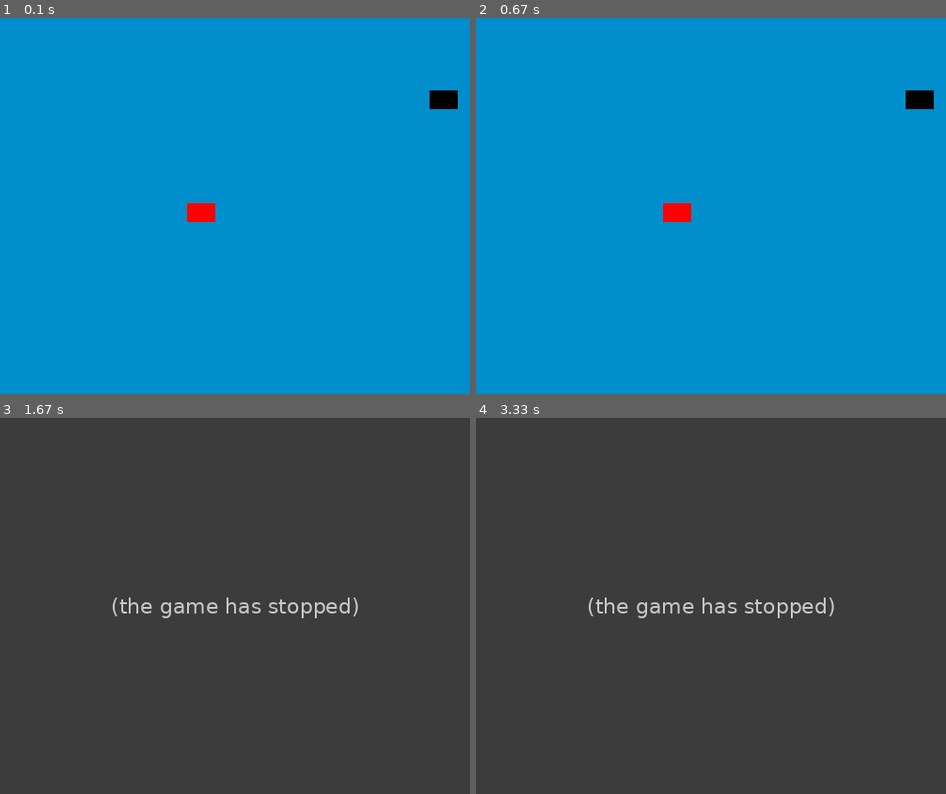
Above: before the commit, frames 1-4 (two rows, left to right).
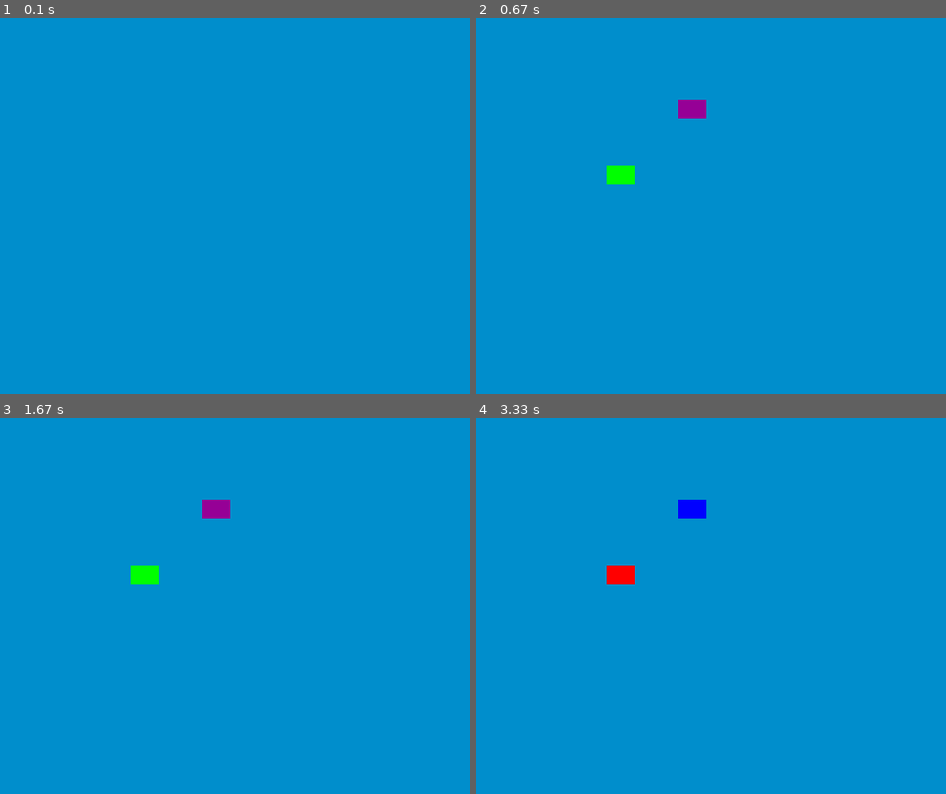
Above: after the commit, the same moments.

Repository: rin-codingal/TEXT-BASED
Game: pygame game, started from 6-8/M-22/M22_L130_ACP.py
Two runs of this game, one before a commit and one after it. Both use one fixed random seed, a clock stepped at 60 frames per second and the inputs below.
Inputs:
- Up to frame 1 (0.1 s): no input
- Up to frame 2 (0.67 s): no input
- Up to frame 3 (1.67 s): no input
- Up to frame 4 (3.33 s): no input

The runs differ from the first frame. In frame 1, 0.6% of the frame differs, in the area x 39-98%, y 19-55%; in frame 2, 1.2%; in frame 3, 100%, in the area x 0-100%, y 0-100%; in frame 4, 100%.
Error before the commit: AttributeError: 'Sprite' object has no attribute 'fill' (M22_L130_ACP.py line 62); the game stopped at 1 s (later frames are placeholders)

Commit message:
M22_L130-132

Diff:
--- a/6-8/M-22/M22_L130_ACP.py
+++ b/6-8/M-22/M22_L130_ACP.py
@@ -1,9 +1,21 @@
 import pygame
 import random
 
-surf_color = (0, 142, 204)
-color = (0, 0, 0)
-color2 = (255,0,0)
+surf_color = (0, 142, 204) #background color
+
+color1s1 = (150, 0, 150) #color 1 for sprite 1
+color2s1 = (0,0,255) #color 2 for sprite 1
+
+color1s2 = (0, 255, 0) #color 1 for sprite 2
+color2s2 = (255,0,0) #color 2 for sprite 2
+
+#position sprite 1
+pos1x = random.randint(0,480)
+pos1y = random.randint(0,370)
+
+#position sprite 2
+pos2x = random.randint(50,350)
+pos2y = random.randint(50,300)
 
 # Object class
 class Sprite(pygame.sprite.Sprite):
@@ -19,25 +31,18 @@
 
 all_sprites_list = pygame.sprite.Group()
 
-# Add a sprite
-sp1 = Sprite(color, 20, 30)
-sp1.rect.x = random.randint(0,480)
-sp1.rect.y = random.randint(0,370)
-all_sprites_list.add(sp1)
+# sprite 1 color
+s1_active_color = color1s1
+s1_new_color = color2s1
 
-#second sprite
-sp2 = Sprite(color2, 20, 30)
-sp2.rect.x = random.randint(50,350)
-sp2.rect.y = random.randint(50,300)
-all_sprites_list.add(sp2)
+#sprite 2 color
+s2_active_color = color1s2
+s2_new_color = color2s2
 
 # ---- new code ----
 screen = pygame.display.set_mode((500, 400))
-pygame.display.set_caption("Creating Sprite")
+pygame.display.set_caption("Sprite Changing Color")
 screen.fill(surf_color)
-
-new_color = (0,255,0)
-bg_active_color = surf_color
 
 # custom user event to change color
 CHANGE_COLOR = pygame.USEREVENT + 1
@@ -58,12 +63,39 @@
 
 		# ---- new code ----
 		if event.type == CHANGE_COLOR:
-			if bg_active_color == new_color:
-				sp1.fill(new_color)
-				bg_active_color = surf_color
-			elif bg_active_color == surf_color:
-				screen.fill(surf_color)
-				bg_active_color = new_color
+			#sprite 1 changing color
+			if s1_active_color == s1_new_color :
+				sp1 = Sprite(s1_new_color, 20, 30)
+				sp1.rect.x = pos1x
+				sp1.rect.y = pos1y
+				all_sprites_list.add(sp1)
+
+				s1_active_color = color1s1
+
+			elif s1_active_color == color1s1 :
+				sp1 = Sprite(color1s1, 20, 30)
+				sp1.rect.x = pos1x
+				sp1.rect.y = pos1y
+				all_sprites_list.add(sp1)
+
+				s1_active_color = s1_new_color
+
+			#sprite 2 changing color
+			if s2_active_color == s2_new_color :
+				sp2 = Sprite(s2_new_color, 20, 30)
+				sp2.rect.x = pos2x
+				sp2.rect.y = pos2y
+				all_sprites_list.add(sp2)
+
+				s2_active_color = color1s2
+			elif s2_active_color == color1s2 :
+				sp2 = Sprite(color1s2, 20, 30)
+				sp2.rect.x = pos2x
+				sp2.rect.y = pos2y
+				all_sprites_list.add(sp2)
+
+				s2_active_color = s2_new_color
+
 
 	all_sprites_list.update()
 	all_sprites_list.draw(screen)
--- /dev/null
+++ b/6-8/M-22/M22_L131-L132_Act01-ACP.py
@@ -0,0 +1,180 @@
+import math
+import random
+
+import pygame
+from pygame import mixer
+
+# Intialize the pygame
+pygame.init()
+
+# create the screen
+screen = pygame.display.set_mode((800, 500))
+
+# Background
+background = pygame.image.load('background.png')
+
+# Sound
+mixer.music.load("background.wav")
+mixer.music.play(-1)
+
+# Caption and Icon
+pygame.display.set_caption("Space Invader")
+icon = pygame.image.load('ufo.png')
+pygame.display.set_icon(icon)
+
+# Player
+playerImg = pygame.image.load('player.png')
+playerX = 370
+playerY = 380
+playerX_change = 0
+
+# Enemy
+enemyImg = []
+enemyX = []
+enemyY = []
+enemyX_change = []
+enemyY_change = []
+num_of_enemies = 6
+
+for i in range(num_of_enemies):
+    enemyImg.append(pygame.image.load('enemy.png'))
+    enemyX.append(random.randint(0, 736))
+    enemyY.append(random.randint(50, 150))
+    enemyX_change.append(4)
+    enemyY_change.append(40)
+
+# Bullet
+
+# Ready - You can't see the bullet on the screen
+# Fire - The bullet is currently moving
+
+bulletImg = pygame.image.load('bullet.png')
+bulletX = 0
+bulletY = 380
+bulletX_change = 0
+bulletY_change = 10
+bullet_state = "ready"
+
+# Score
+
+score_value = 0
+font = pygame.font.Font('freesansbold.ttf', 32)
+
+textX = 10
+testY = 10
+
+# Game Over
+over_font = pygame.font.Font('freesansbold.ttf', 64)
+
+
+def show_score(x, y):
+    score = font.render("Score : " + str(score_value), True, (255, 255, 255))
+    screen.blit(score, (x, y))
+
+
+def game_over_text():
+    over_text = over_font.render("GAME OVER", True, (255, 255, 255))
+    screen.blit(over_text, (200, 250))
+
+
+def player(x, y):
+    screen.blit(playerImg, (x, y))
+
+
+def enemy(x, y, i):
+    screen.blit(enemyImg[i], (x, y))
+
+
+def fire_bullet(x, y):
+    global bullet_state
+    bullet_state = "fire"
+    screen.blit(bulletImg, (x + 16, y + 10))
+
+
+def isCollision(enemyX, enemyY, bulletX, bulletY):
+    distance = math.sqrt(math.pow(enemyX - bulletX, 2) + (math.pow(enemyY - bulletY, 2)))
+    if distance < 27:
+        return True
+    else:
+        return False
+
+
+# Game Loop
+running = True
+while running:
+
+    # RGB = Red, Green, Blue
+    screen.fill((0, 0, 0))
+    # Background Image
+    screen.blit(background, (0, 0))
+    for event in pygame.event.get():
+        if event.type == pygame.QUIT:
+            running = False
+
+        # if keystroke is pressed check whether its right or left
+        if event.type == pygame.KEYDOWN:
+            if event.key == pygame.K_LEFT:
+                playerX_change = -5
+            if event.key == pygame.K_RIGHT:
+                playerX_change = 5
+            if event.key == pygame.K_SPACE:
+                if bullet_state == "ready":
+                    bulletSound = mixer.Sound("laser.wav")
+                    bulletSound.play()
+                    # Get the current x cordinate of the spaceship
+                    bulletX = playerX
+                    fire_bullet(bulletX, bulletY)
+
+        if event.type == pygame.KEYUP:
+            if event.key == pygame.K_LEFT or event.key == pygame.K_RIGHT:
+                playerX_change = 0
+
+    playerX += playerX_change
+    if playerX <= 0:
+        playerX = 0
+    elif playerX >= 736:
+        playerX = 736
+
+    # Enemy Movement
+    for i in range(num_of_enemies):
+
+        # Game Over
+        if enemyY[i] > 340:
+            for j in range(num_of_enemies):
+                enemyY[j] = 2000
+            game_over_text()
+            break
+
+        enemyX[i] += enemyX_change[i]
+        if enemyX[i] <= 0:
+            enemyX_change[i] = 4
+            enemyY[i] += enemyY_change[i]
+        elif enemyX[i] >= 736:
+            enemyX_change[i] = -4
+            enemyY[i] += enemyY_change[i]
+
+        # Collision
+        collision = isCollision(enemyX[i], enemyY[i], bulletX, bulletY)
+        if collision:
+            explosionSound = mixer.Sound("explosion.wav")
+            explosionSound.play()
+            bulletY = 380
+            bullet_state = "ready"
+            score_value += 1
+            enemyX[i] = random.randint(0, 736)
+            enemyY[i] = random.randint(50, 150)
+
+        enemy(enemyX[i], enemyY[i], i)
+
+    # Bullet Movement
+    if bulletY <= 0:
+        bulletY = 380
+        bullet_state = "ready"
+
+    if bullet_state == "fire":
+        fire_bullet(bulletX, bulletY)
+        bulletY -= bulletY_change
+
+    player(playerX, playerY)
+    show_score(textX, testY)
+    pygame.display.update()
Binary file added: 6-8/M-22/background.png
Binary file added: 6-8/M-22/bullet.png
Binary file added: 6-8/M-22/enemy.png
Binary file added: 6-8/M-22/player.png
Binary file added: 6-8/M-22/ufo.png
Binary file added: background.png
Binary file added: bullet.png
Binary file added: enemy.png
Binary file added: player.png
Binary file added: ufo.png
Not shown, added: 6-8/M-22/background.wav
Not shown, added: 6-8/M-22/laser.wav
(and 2 more such lines)
